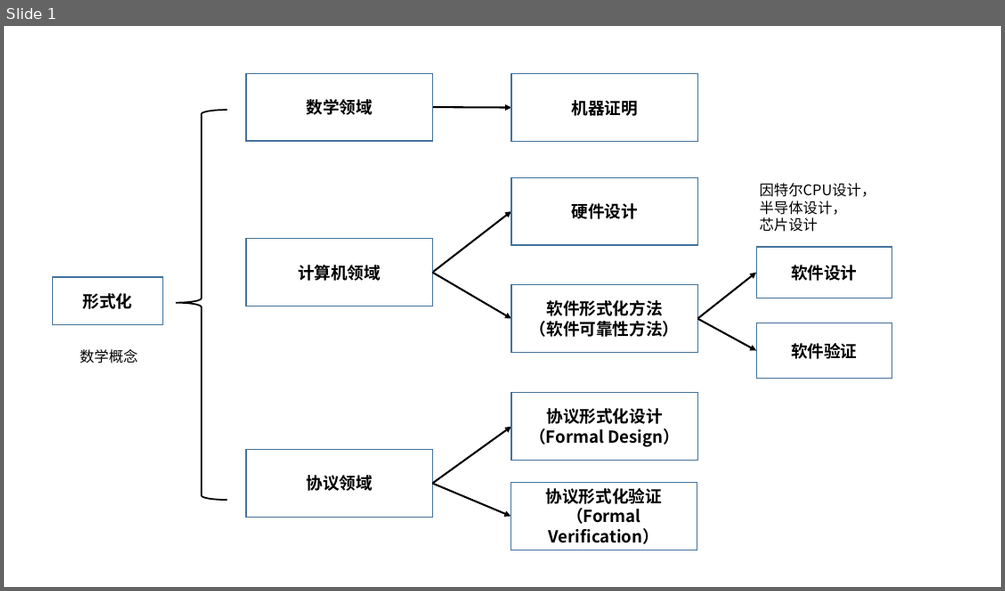
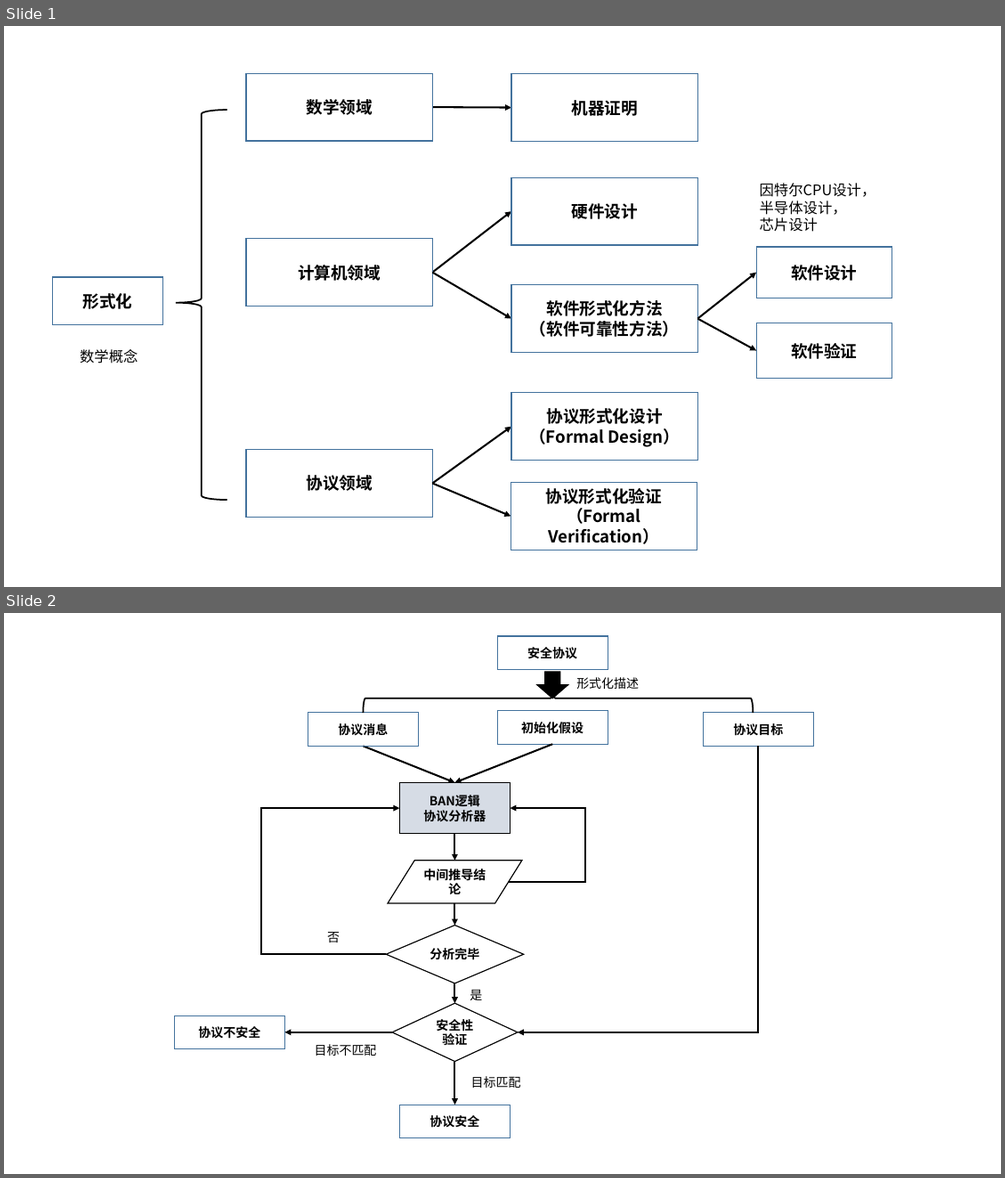
Before and after one commit to fy222fy/Formal-methods, a slide deck: 绘图用ppt.pptx. Shown one above the other, each under a label of ours: slide 1 before the commit, slides 1 and 2 after it. The pictures are 1005x591 and 1005x1178 pixels, drawn with LibreOffice and Linux fonts; fonts in the diff are those of the drawing. Boxes give left, top, right and bottom in pixels: in the first picture for what was removed or moved away, otherwise in the second. Text is boxed around its words. In the diff, an @@ line names an element or a change of style, - is before the commit and + after.

```diff
--- a/绘图用ppt.pptx
+++ b/绘图用ppt.pptx
@@ slide 2 added at bbox=[4, 613, 1001, 1174], background #FFFFFF @@
@@ rectangle added at bbox=[498, 636, 608, 670], outline #43739E 1 pt, 12 pt, text #000000, bold @@
+安全协议
@@ left brace added at bbox=[363, 683, 752, 713], outline #000000 1.5 pt @@
@@ right arrow added at bbox=[537, 672, 568, 698], fill #000000, outline #000000 1 pt @@
@@ text added at bbox=[576, 677, 639, 689], 12 pt, text #000000 @@
+形式化描述
@@ rectangle added at bbox=[307, 713, 418, 747], outline #43739E 1 pt, 12 pt, text #000000, bold @@
+协议消息
@@ rectangle added at bbox=[498, 711, 608, 745], outline #43739E 1 pt, 12 pt, text #000000, bold @@
+初始化假设
@@ rectangle added at bbox=[704, 713, 814, 747], outline #43739E 1 pt, 12 pt, text #000000, bold @@
+协议目标
@@ arrow added from (553, 744) to (455, 783), #000000 1.75 pt @@
@@ arrow added from (363, 747) to (455, 783), #000000 1.75 pt @@
@@ elbow arrow added from (759, 747) to (518, 1032), #000000 1.75 pt @@
@@ rectangle added at bbox=[399, 783, 510, 834], fill #D6DCE5, outline #000000 1 pt, 12 pt, text #000000, bold @@
+BAN逻辑
+协议分析器
@@ elbow arrow added from (386, 954) to (399, 808), #000000 1.75 pt @@
@@ elbow arrow added from (509, 882) to (510, 808), #000000 1.75 pt @@
@@ arrow added from (455, 834) to (455, 860), #000000 1.75 pt @@
@@ flow chart input output added at bbox=[388, 860, 522, 903], fill #FFFFFF, outline #000000 1 pt, 12 pt, text #000000, bold @@
+中间推导结论
@@ arrow added from (455, 903) to (455, 925), #000000 1.75 pt @@
@@ text added at bbox=[327, 932, 340, 942], 12 pt, text #000000 @@
+否
@@ diamond added at bbox=[386, 925, 524, 983], fill #FFFFFF, outline #000000 1 pt, 12 pt, text #000000, bold @@
+分析完毕
@@ arrow added from (455, 983) to (455, 1004), #000000 1.75 pt @@
@@ diamond added at bbox=[392, 1004, 518, 1062], fill #FFFFFF, outline #000000 1 pt, 12 pt, text #000000, bold @@
+安全性验证
@@ text added at bbox=[469, 989, 482, 1000], 12 pt, text #000000 @@
+是
@@ rectangle added at bbox=[175, 1015, 285, 1049], outline #43739E 1 pt, 12 pt, text #000000, bold @@
+协议不安全
@@ arrow added from (392, 1032) to (285, 1032), #000000 1.75 pt @@
@@ text added at bbox=[315, 1044, 377, 1055], 12 pt, text #000000 @@
+目标不匹配
@@ arrow added from (455, 1061) to (455, 1104), #000000 1.75 pt @@
@@ text added at bbox=[471, 1076, 521, 1087], 12 pt, text #000000 @@
+目标匹配
@@ rectangle added at bbox=[399, 1104, 510, 1138], outline #43739E 1 pt, 12 pt, text #000000, bold @@
+协议安全
```
Also in this commit, not shown: 1 slide removed, 2 other files.
